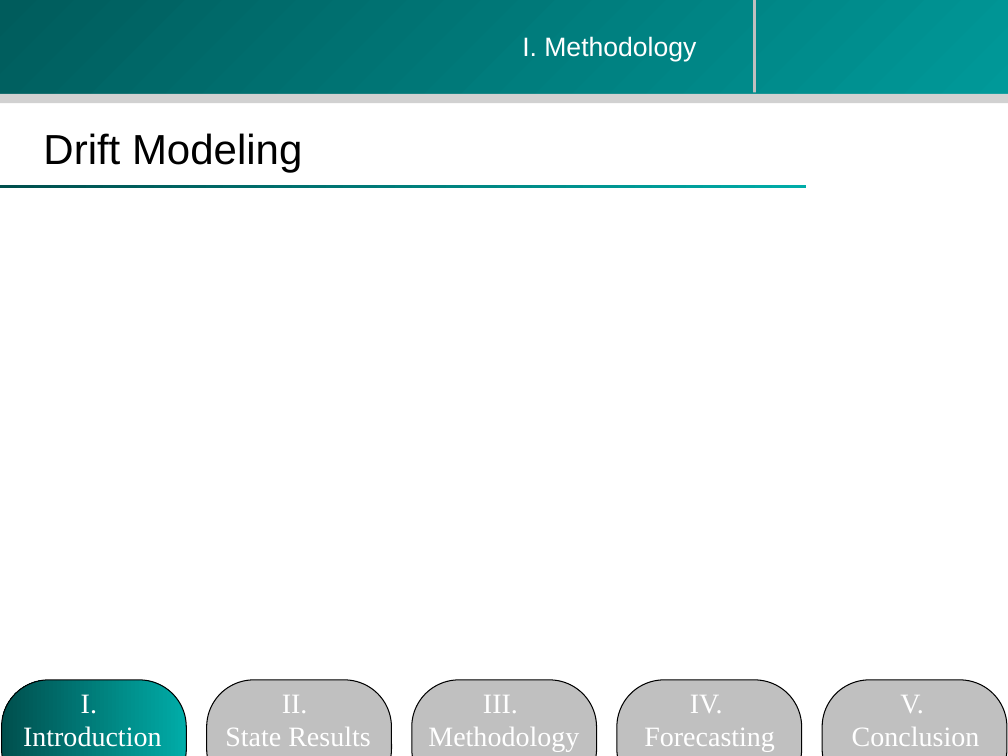
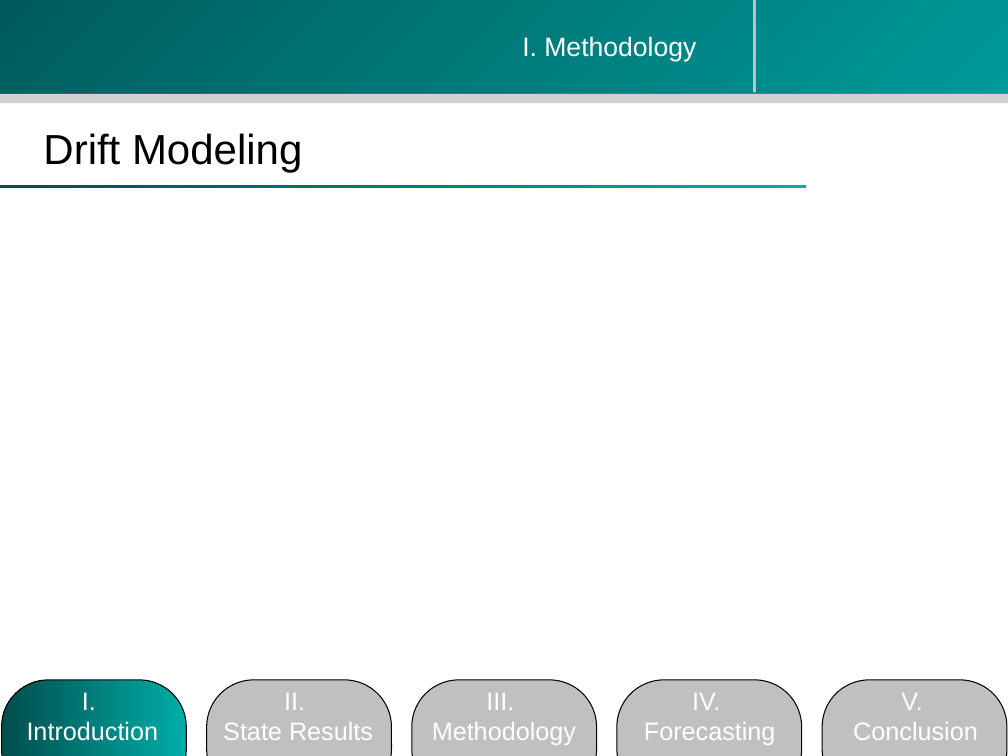
Before and after one commit to zhouzhenghui/svnrepository, a slide deck: slide 8 of SVNRepository/M.Eng Final Presentation-take2.ppt. Drawn at 1008x756 pixels with LibreOffice and Linux fonts; fonts in the diff are those of the drawing; background and template pictures are left out. Boxes give left, top, right and bottom in pixels: in the first picture for what was removed or moved away, otherwise in the second. Text is boxed around its words. In the diff, an @@ line names an element or a change of style, - is before the commit and + after.

```diff
--- a/SVNRepository/M.Eng Final Presentation-take2.ppt
+++ b/SVNRepository/M.Eng Final Presentation-take2.ppt
@@ size 20 to 18 pt, font Times New Roman to Arial; less space between paragraphs in 5 elements at (27, 692, 159, 746), (223, 693, 373, 740), (432, 693, 576, 745), (644, 693, 776, 745), (853, 693, 978, 740) @@
```
